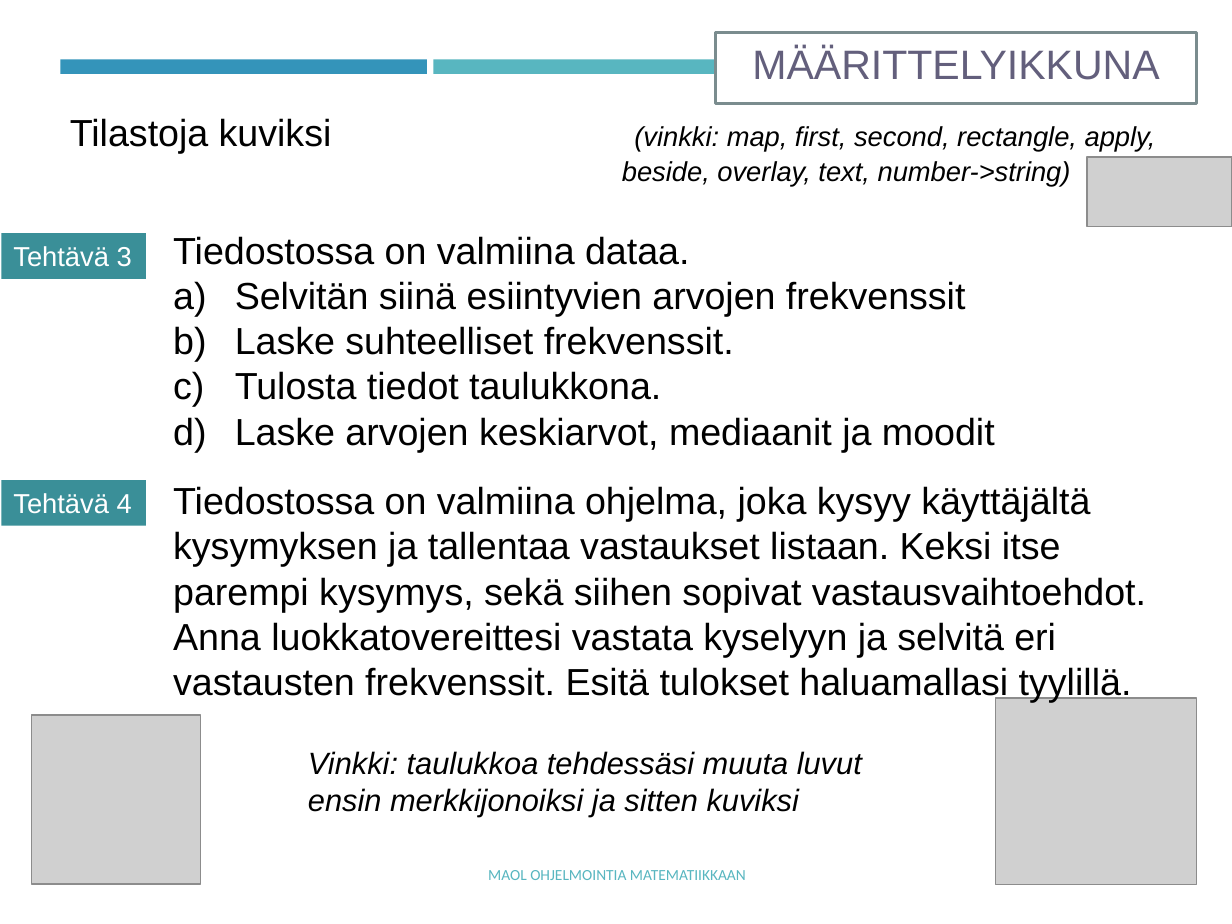
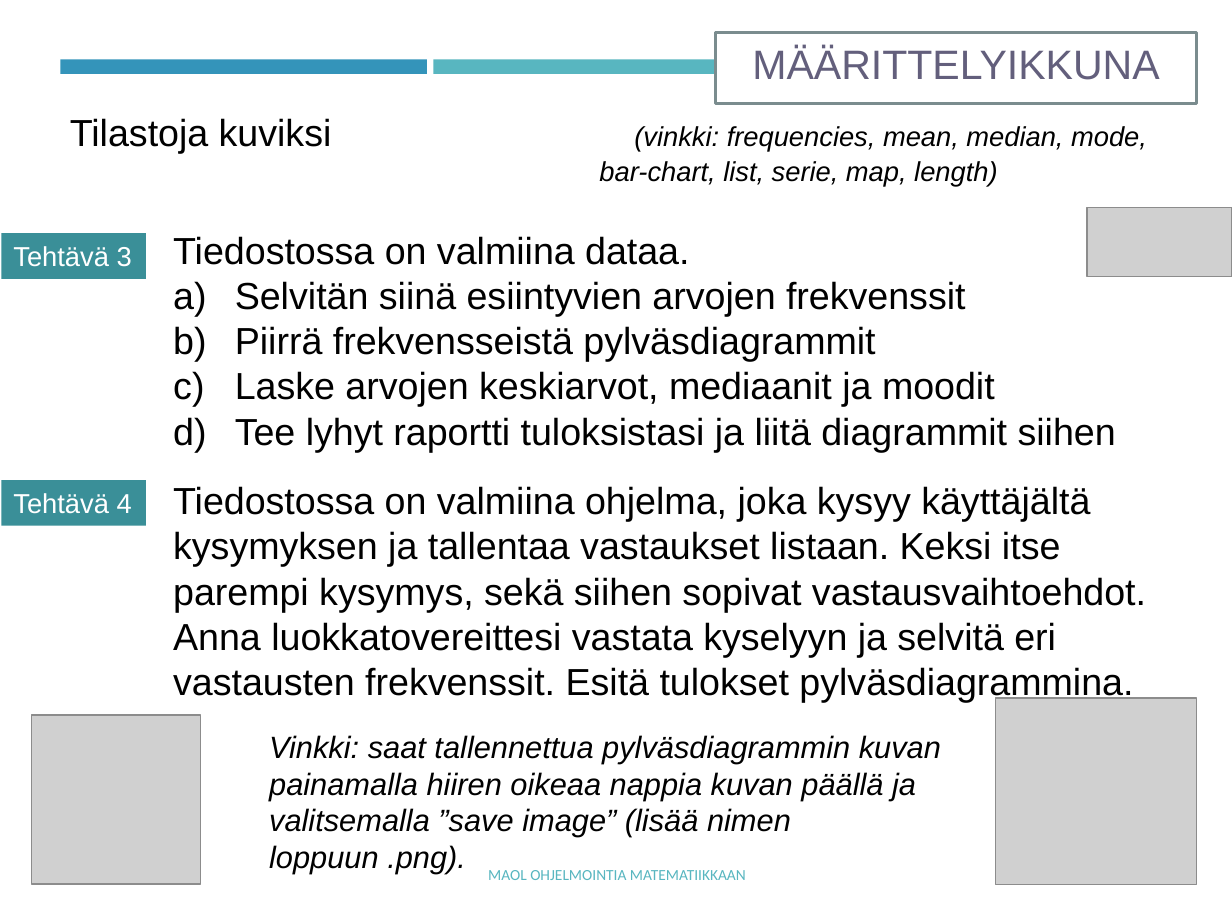
Before and after one commit to tyynetyyne/tyynetyyne.github.io, a slide deck: slide 26 of tehtavat/tiedostot/maol/power_point/Racket-MAOL-9-listat.pptx (slide 24 before the commit). Drawn at 1232x924 pixels with LibreOffice and Linux fonts; fonts in the diff are those of the drawing; grey boxes stand for pictures. Boxes give left, top, right and bottom in pixels: in the first picture for what was removed or moved away, otherwise in the second. Text is boxed around its words. In the diff, an @@ line names an element or a change of style, - is before the commit and + after.

```diff
--- a/tehtavat/tiedostot/maol/power_point/Racket-MAOL-9-listat.pptx
+++ b/tehtavat/tiedostot/maol/power_point/Racket-MAOL-9-listat.pptx
@@ text at [70, 118, 1147, 187]: text changed @@
-Tilastoja kuviksi (vinkki: map, first, second, rectangle, apply,
-beside, overlay, text, number->string)
+Tilastoja kuviksi (vinkki: frequencies, mean, median, mode, bar-chart, list, serie, map, length)
@@ picture: place and size @@
-picture at [1087, 156, 1232, 225]
+picture at [1087, 207, 1232, 276]
@@ text at [235, 326, 875, 362]: text changed @@
-b) Laske suhteelliset frekvenssit.
-c) Tulosta tiedot taulukkona.
+b) Piirrä frekvensseistä pylväsdiagrammit
@@ text at [235, 417, 1116, 452]: paragraph added @@
+d) Tee lyhyt raportti tuloksistasi ja liitä diagrammit siihen
@@ text at [173, 486, 1146, 702]: text changed @@
-Tiedostossa on valmiina ohjelma, joka kysyy käyttäjältä kysymyksen ja tallentaa vastaukset listaan. Keksi itse parempi kysymys, sekä siihen sopivat vastausvaihtoehdot. Anna luokkatovereittesi vastata kyselyyn ja selvitä eri vastausten frekvenssit. Esitä tulokset haluamallasi tyylillä.
+Tiedostossa on valmiina ohjelma, joka kysyy käyttäjältä kysymyksen ja tallentaa vastaukset listaan. Keksi itse parempi kysymys, sekä siihen sopivat vastausvaihtoehdot. Anna luokkatovereittesi vastata kyselyyn ja selvitä eri vastausten frekvenssit. Esitä tulokset pylväsdiagrammina.
@@ text at [269, 735, 941, 874]: text changed @@
-Vinkki: taulukkoa tehdessäsi muuta luvut ensin merkkijonoiksi ja sitten kuviksi
+Vinkki: saat tallennettua pylväsdiagrammin kuvan painamalla hiiren oikeaa nappia kuvan päällä ja valitsemalla ”save image” (lisää nimen loppuun .png).
```
Also in this commit, not shown: 3 other slides changed, 4 slides added, 2 other files.
